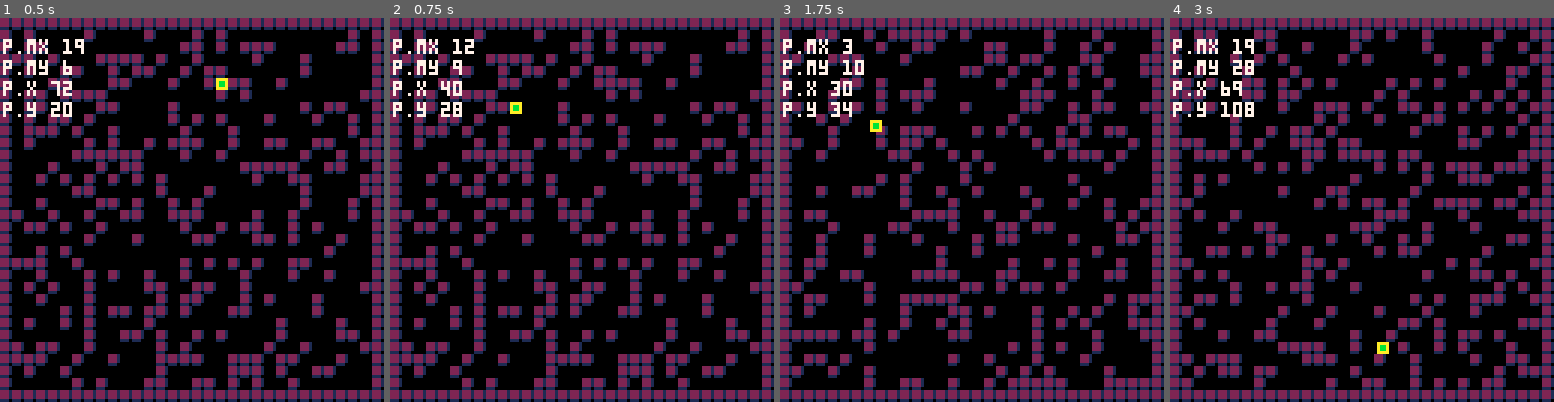
Above: before the commit, frames 1-4 (left to right).
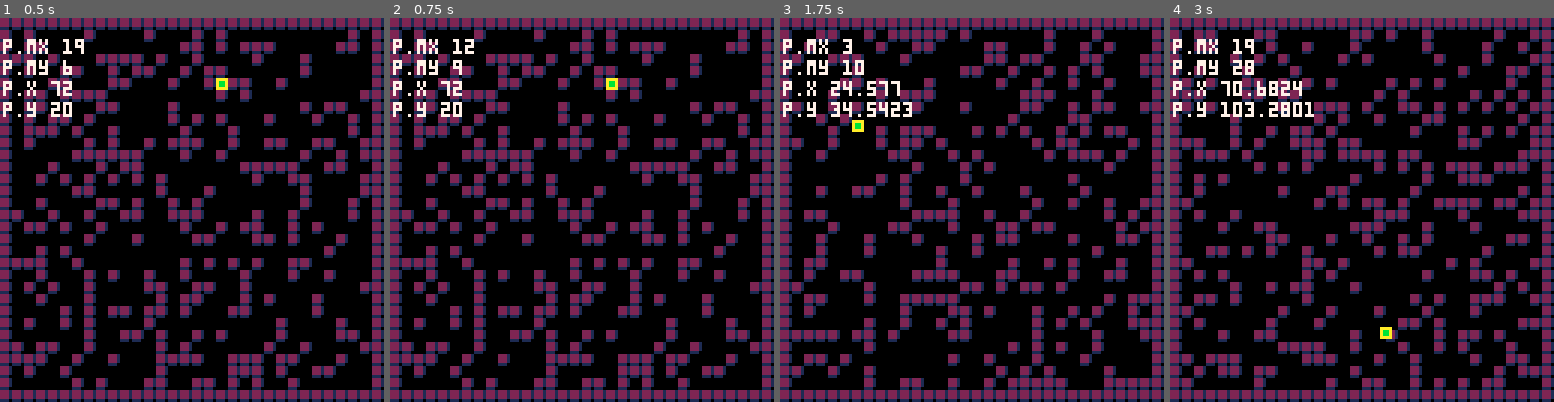
Above: after the commit, the same moments.

Repository: tmelot2/pico-8
Game: PICO-8 cartridge maze1.p8
The game is run twice, just before and just after one commit, with the same random seed, the same clock (stepped at 60 frames per second) and the same inputs.
Inputs:
- Up to frame 1 (0.5 s): tap X (X key) at 0.33 s
- Up to frame 2 (0.75 s): tap O (Z key) at 0.7 s
- Up to frame 3 (1.75 s): tap X (X key) at 1.07 s; hold Right from 1.6 s (still down); tap O (Z key) at 1.7 s
- Up to frame 4 (3 s): tap X (X key) at 1.85, 2.97 s; release Right at 2.1 s; tap O (Z key) at 2.1, 2.5, 2.9 s; hold Up 2.15-2.42 s; hold Right from 2.47 s (still down)

Frame 1 is identical in both runs. In frame 2, 0.2% of the frame differs, in the area x 13-60%, y 15-25%; in frame 3, 0.7%; in frame 4, 0.8%, in the area x 13-58%, y 16-88%.

Commit message:
Fix animation with round function

Diff:
--- a/maze1.p8
+++ b/maze1.p8
@@ -87,10 +87,17 @@
 end
 
 function moveplayer(mazex, mazey)
-	dur=4
+	dur=7
 	if getmazewall(mazex,mazey) == false then
-		sx = TILE_SIZE*(p.mx-1)
-		sy = TILE_SIZE*(p.my-1)
+		sx=p.x
+		sy=p.y
+
+		-- delete existing animation
+		for a in all(anim) do
+			if a.obj == p then
+				del(anim,a)
+			end
+		end
 
 		p.mx=mazex
 		p.my=mazey
@@ -117,7 +124,8 @@
 			del(anim,a)
 		end
 		percent = a.t/a.d
-		val = a.s + percent*(a.e-a.s)
+		-- val = a.s + percent*(a.e-a.s)
+		val = ease(percent, a.s, round(a.e-a.s), easecubicout)
 		a.obj[a.prop] = val
 
 		a.t+=1
@@ -153,6 +161,14 @@
 
 
 -- util
+function round(x)
+	if ceil(x)-x >= 0.5 then
+		return ceil(x)
+	else
+		return flr(x)
+	end
+end
+
 function frnd(x)
 	return flr(rnd(x))
 end
@@ -181,9 +197,18 @@
 function ease(percent,s,e,f)
 	return s + (e)*f(percent)
 end
-
+function easelinear(t)
+	return t
+end
+function easecubicout(t)
+	return 1 - (1-t)^3
+end
 function easequarticout(t)
 	return 1 - (1-t)^4
+end
+function easeexpout(t)
+	if t==1 then return 1 end
+	return 1 - 2^(-10*t)
 end
 
 __gfx__
